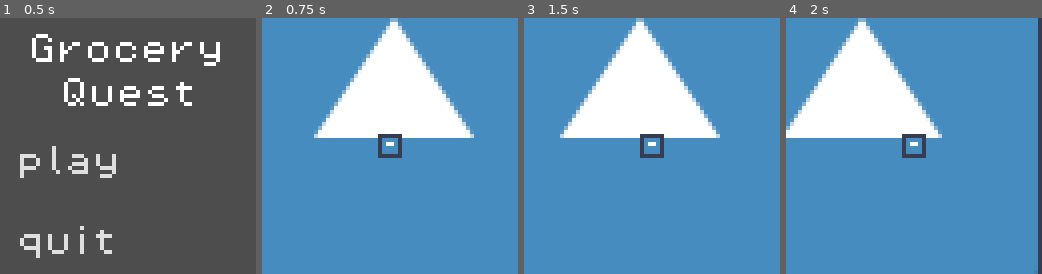
Above: before the commit, frames 1-4 (left to right).
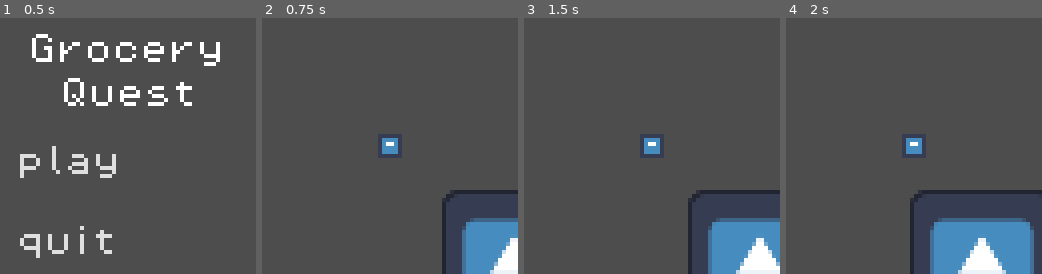
Above: after the commit, the same moments.

Repository: GaetanoRe/GroceryQuest
Game: Godot game, scene res://scenes/UI/main_menu.tscn
Same seed, same stepped clock (60 frames per second), same inputs: the game is played once before the commit and once after it. The engine's default icon, where the game draws it, is replaced by a stand-in: a white triangle on a blue panel in a dark square.
Inputs:
- Up to frame 1 (0.5 s): no input
- Up to frame 2 (0.75 s): click "play" at 0.5 s
- Up to frame 3 (1.5 s): tap Enter at 1.25 s; hold D (walk_right) from 1.28 s (still down)
- Up to frame 4 (2 s): keep holding D (walk_right)

Frame 1 is identical in both runs. In frame 2, 96% of the frame differs, in the area x 0-100%, y 0-100%; in frame 3, 95%; in frame 4, 91%.

Commit message:
fixed some other stuff and made the loading how I want it.

Diff:
--- /dev/null
+++ b/scenes/generation_scenes/world.tscn
@@ -0,0 +1,12 @@
+[gd_scene load_steps=3 format=3 uid="uid://wq2f26vs7flm"]
+
+[ext_resource type="Texture2D" uid="uid://cmr1yfws58ofn" path="res://icon.svg" id="1_6n63g"]
+[ext_resource type="Script" path="res://scripts/world.gd" id="1_lueyd"]
+
+[node name="World" type="Node2D" groups=["world"]]
+script = ExtResource("1_lueyd")
+
+[node name="Icon" type="Sprite2D" parent="."]
+position = Vector2(31, 31)
+scale = Vector2(0.285156, 0.3125)
+texture = ExtResource("1_6n63g")
--- a/scenes/main_scene.tscn
+++ b/scenes/main_scene.tscn
@@ -1,14 +1,9 @@
-[gd_scene load_steps=4 format=3 uid="uid://cd7ecr112ptl3"]
+[gd_scene load_steps=3 format=3 uid="uid://cd7ecr112ptl3"]
 
 [ext_resource type="Script" path="res://scripts/main_scene.gd" id="1_l64jn"]
-[ext_resource type="Texture2D" uid="uid://cmr1yfws58ofn" path="res://icon.svg" id="2_2lpov"]
-[ext_resource type="PackedScene" uid="uid://bilijqk4xkux4" path="res://scenes/player/player.tscn" id="2_dbbno"]
+[ext_resource type="PackedScene" uid="uid://wq2f26vs7flm" path="res://scenes/generation_scenes/world.tscn" id="2_b81no"]
 
 [node name="MainScene" type="Node"]
 script = ExtResource("1_l64jn")
 
-[node name="Icon" type="Sprite2D" parent="."]
-position = Vector2(1, -4)
-texture = ExtResource("2_2lpov")
-
-[node name="Player" parent="." instance=ExtResource("2_dbbno")]
+[node name="World" parent="." instance=ExtResource("2_b81no")]
--- a/scenes/player/player.tscn
+++ b/scenes/player/player.tscn
@@ -6,7 +6,7 @@
 [sub_resource type="RectangleShape2D" id="RectangleShape2D_wtylo"]
 size = Vector2(6, 6)
 
-[node name="Player" type="CharacterBody2D"]
+[node name="Player" type="CharacterBody2D" groups=["player"]]
 script = ExtResource("1_brhwy")
 
 [node name="Sprite2D" type="Sprite2D" parent="."]
--- a/scripts/main_scene.gd
+++ b/scripts/main_scene.gd
@@ -1,20 +1,16 @@
 extends Node
 
-var player_spawn_loc_x : float
-var player_spawn_loc_y : float
+class_name MainScene
 
+var world
+var world_spawn
 var player : Player
 
 func _ready() -> void:
-	spawn_player()
-	pass
+	var world_scene = load("res://scenes/generation_scenes/world.tscn")
+	world_scene.instantiate()
+	add_child(world)
 
 func _process(delta) -> void:
 	if(Input.is_action_just_pressed("quit")) :
 		get_tree().quit()
-
-
-
-
-func spawn_player() -> void:
-	pass
--- a/scripts/player/player.gd
+++ b/scripts/player/player.gd
@@ -4,7 +4,11 @@
 
 const SPEED : float = 20.0
 
+var spawn_loc : Vector2
+
 func _ready():
+	spawn_loc = Vector2.ZERO
+	# somehow, make it spawn...
 	pass
 
 func _process(delta):
--- /dev/null
+++ b/scripts/world.gd
@@ -0,0 +1,9 @@
+extends Node2D
+
+
+class_name World
+
+func _ready():
+	var player_scene = load("res://scenes/player/player.tscn")
+	var player = player_scene.instantiate()
+	add_child(player)
